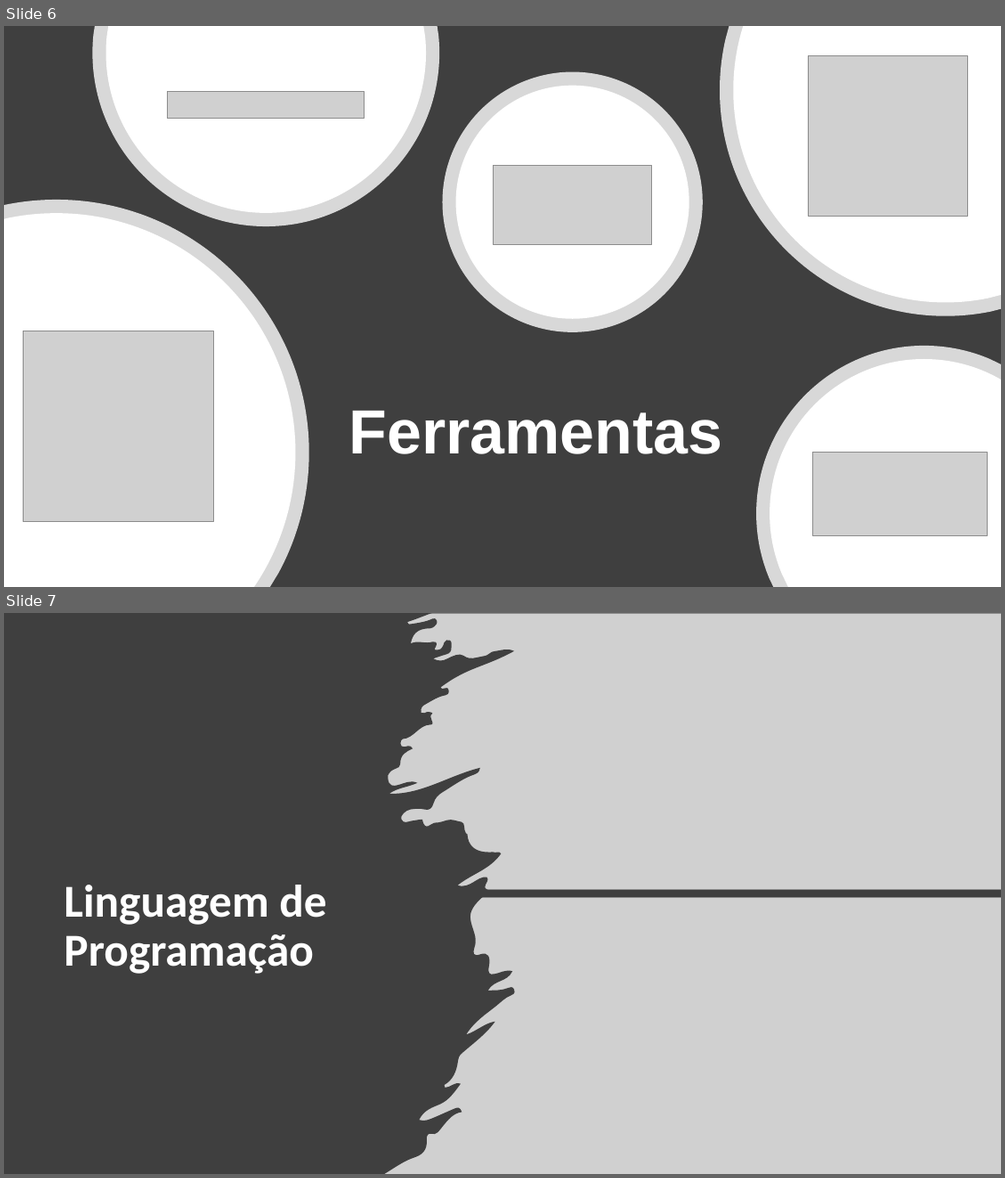
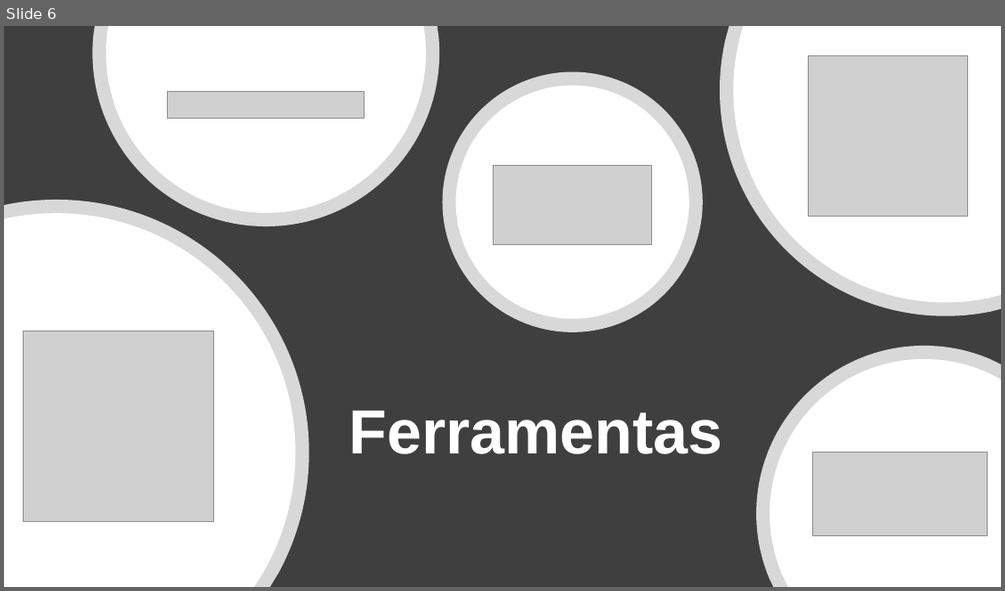
Before and after one commit to TCC-Disk-Pizza-Nostra-Casa/Conteudo_TCC, a slide deck: Planejamento/TCC - Desenvolvimento de Sistemas - Pizzaria.pptx. Shown one above the other, each under a label of ours: slides 6 and 7 before the commit, slide 6 after it. The pictures are 1005x1178 and 1005x591 pixels, drawn with LibreOffice and Linux fonts; fonts in the diff are those of the drawing; grey boxes stand for pictures. Boxes give left, top, right and bottom in pixels: in the first picture for what was removed or moved away, otherwise in the second. Text is boxed around its words. In the diff, an @@ line names an element or a change of style, - is before the commit and + after.

```diff
--- a/Planejamento/TCC - Desenvolvimento de Sistemas - Pizzaria.pptx
+++ b/Planejamento/TCC - Desenvolvimento de Sistemas - Pizzaria.pptx
@@ slide 7 removed at (4, 613, 1001, 1174), background #3F3F3F @@
@@ freeform shape removed at (4, 613, 515, 1174) @@
@@ picture removed at (353, 613, 1001, 890) @@
@@ title removed at (64, 884, 326, 973) @@
-Linguagem de Programação
@@ picture removed at (385, 897, 1001, 1174) @@
```
Also in this commit, not shown: 6 slides changed, 4 slides added, 3 other slides removed, 1 other file.
